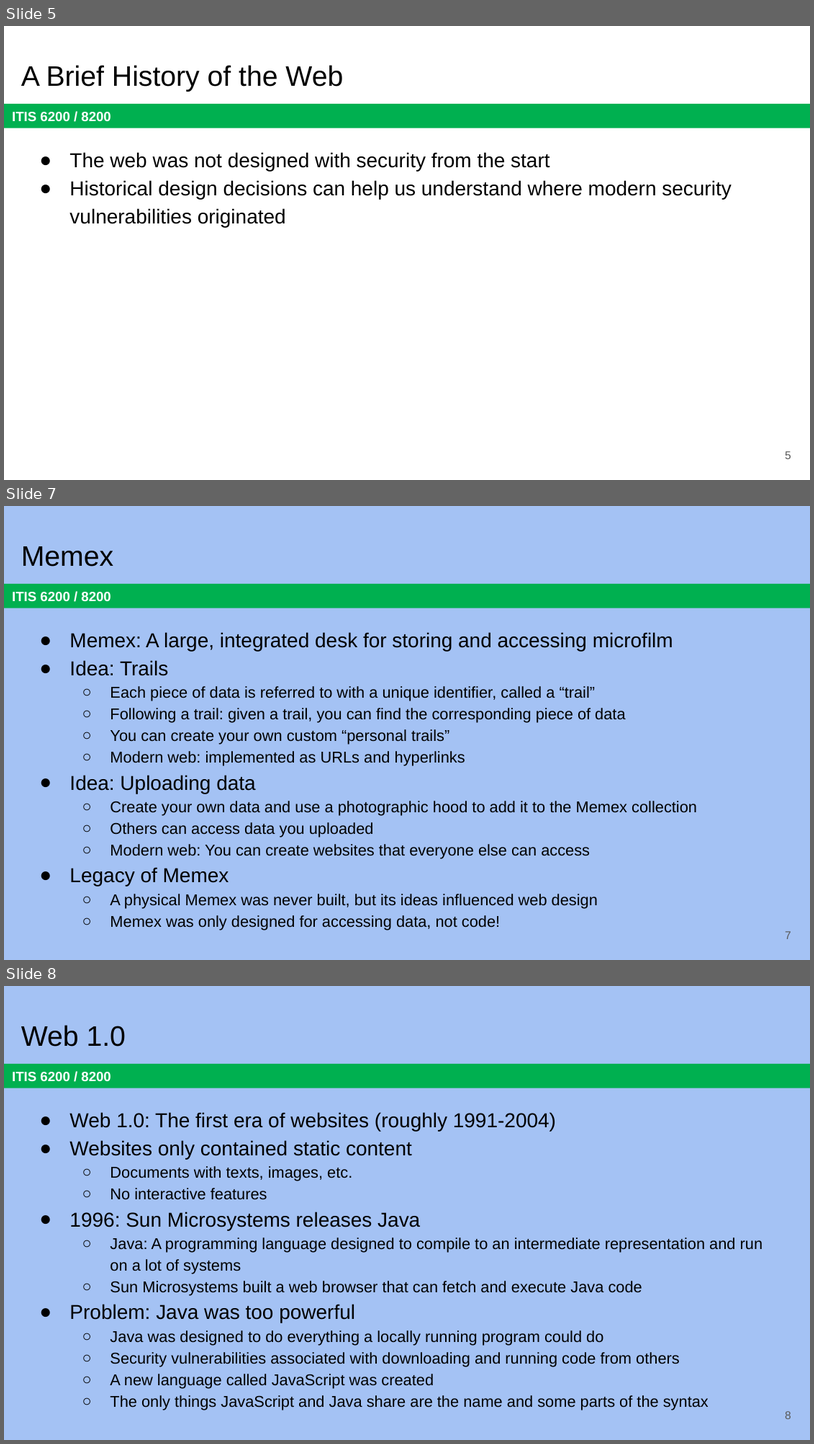
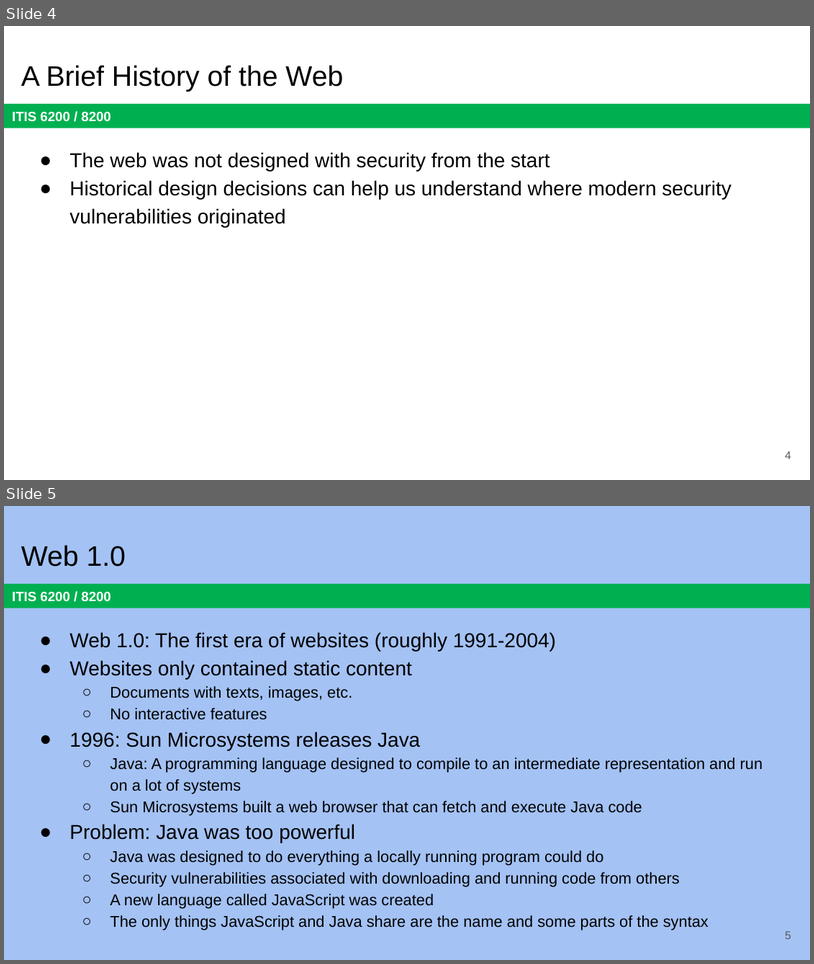
Before and after one commit to jx5c/github.io, a slide deck: teaching/ITIS6200/2023fa/lectures/lec10.pptx. Shown one above the other, each under a label of ours: slides 5, 7 and 8 before the commit, slides 4 and 5 after it; the slides between them are not shown. The pictures are 814x1444 and 814x964 pixels, drawn with LibreOffice and Linux fonts; fonts in the diff are those of the drawing. Boxes give left, top, right and bottom in pixels: in the first picture for what was removed or moved away, otherwise in the second. Text is boxed around its words. In the diff, an @@ line names an element or a change of style, - is before the commit and + after.

```diff
--- a/teaching/ITIS6200/2023fa/lectures/lec10.pptx
+++ b/teaching/ITIS6200/2023fa/lectures/lec10.pptx
@@ slide 7 removed at <box>4,506,810,960</box>, background #A4C2F4; not listed: 1 template element that a slide beside it also shows @@
@@ title removed at <box>21,546,113,566</box> @@
-Memex
@@ text removed at <box>70,632,697,930</box> @@
-● Memex: A large, integrated desk for storing and accessing microfilm
-● Idea: Trails
-  ○ Each piece of data is referred to with a unique identifier, called a “trail”
-  ○ Following a trail: given a trail, you can find the corresponding piece of data
-  ○ You can create your own custom “personal trails”
-  ○ Modern web: implemented as URLs and hyperlinks
-● Idea: Uploading data
-  ○ Create your own data and use a photographic hood to add it to the Memex collection
-  ○ Others can access data you uploaded
-  ○ Modern web: You can create websites that everyone else can access
-● Legacy of Memex
-  ○ A physical Memex was never built, but its ideas influenced web design
-  ○ Memex was only designed for accessing data, not code!
@@ page number removed at <box>785,931,792,939</box> @@
-7
@@ what was slide 5 is now slide 4 @@
@@ page number at <box>785,451,792,459</box>: text changed @@
-5
+4
@@ what was slide 8 is now slide 5 @@
@@ page number at <box>785,931,792,939</box>: text changed @@
-8
+5
```
Also in this commit, not shown: 2 slides changed, 2 other slides removed, 40 other files.
